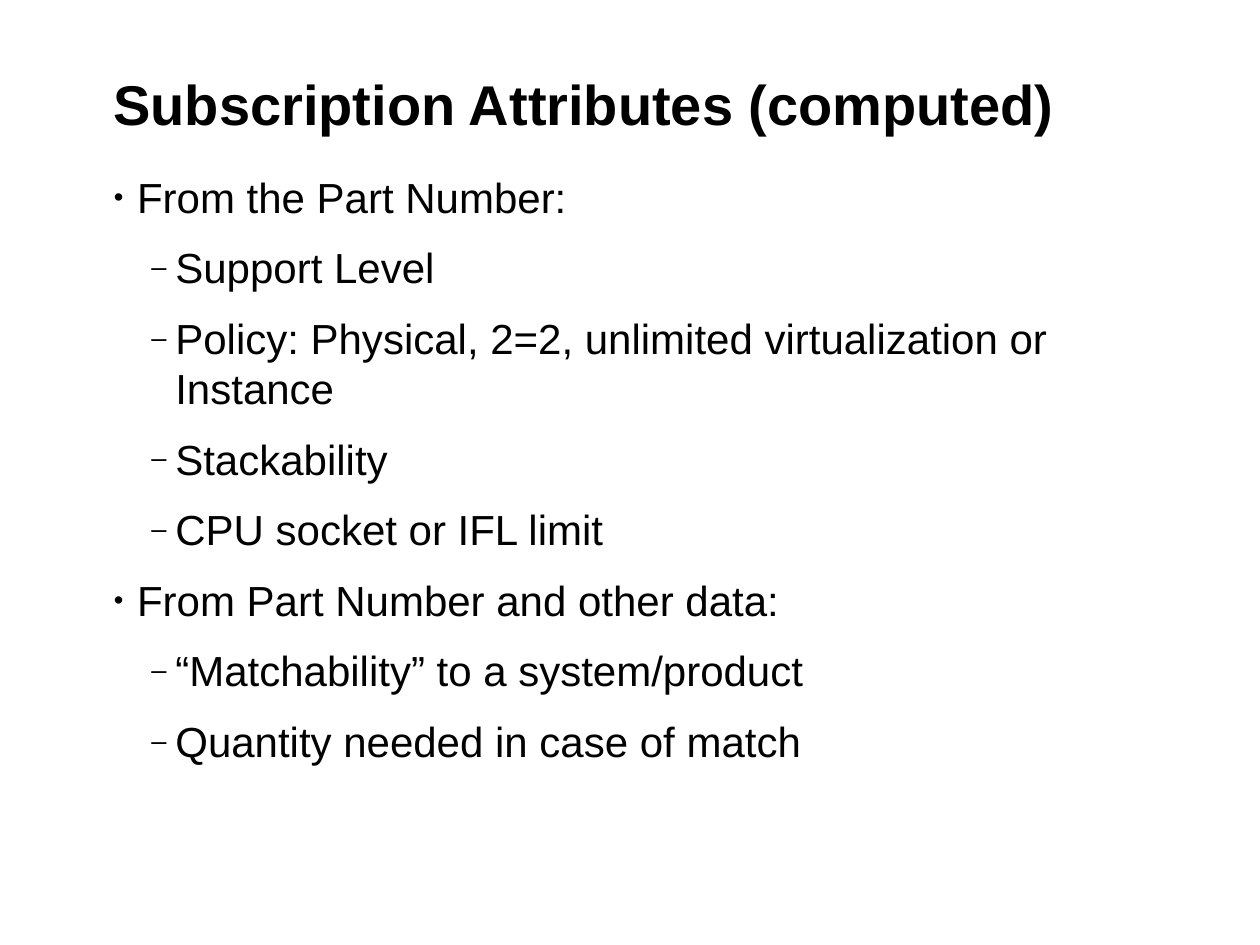
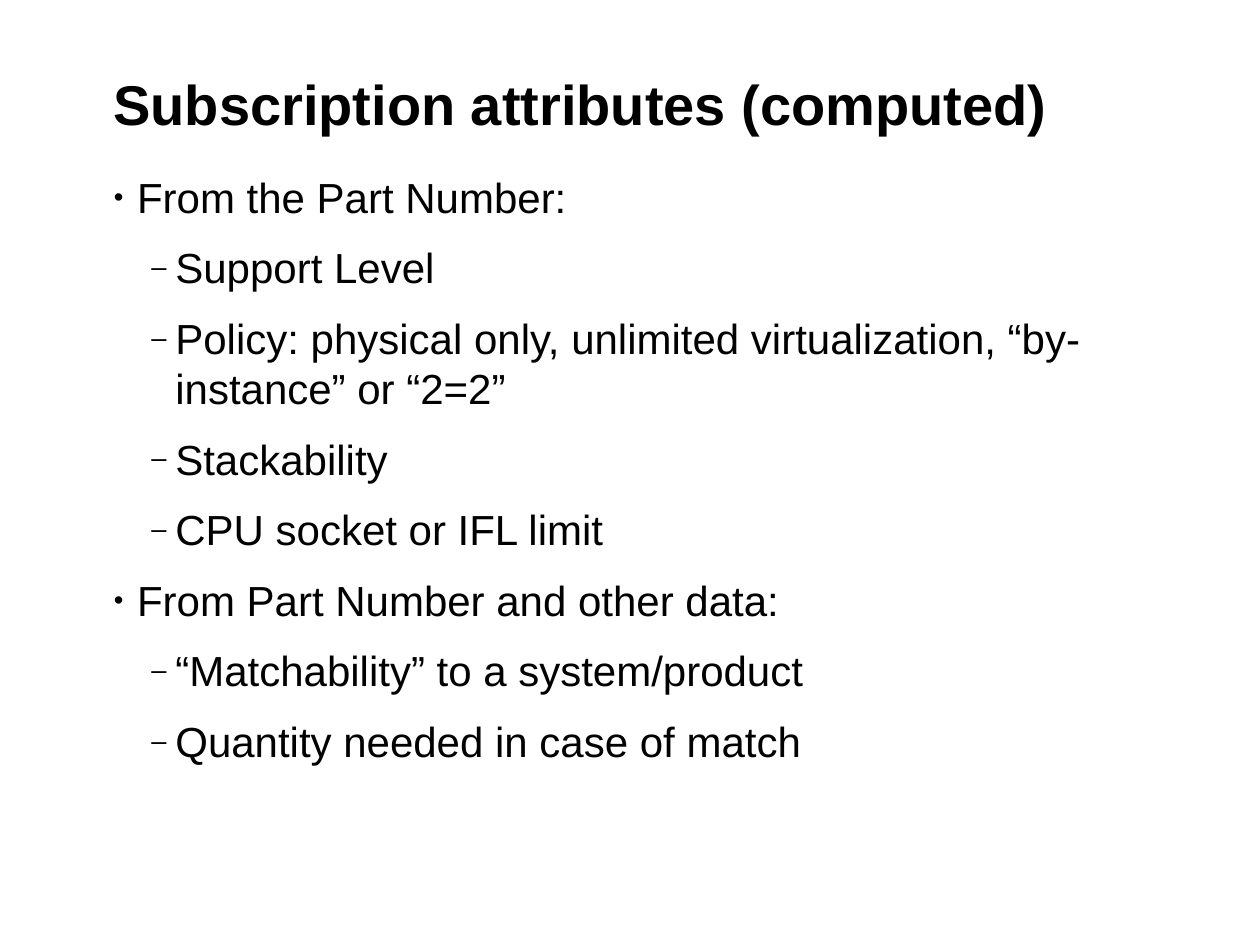
Before and after one commit to hustodemon/subscription-matcher, a slide deck: slide 9 of doc/SubscriptionCounting.odp. Drawn at 1260x945 pixels with LibreOffice and Linux fonts; fonts in the diff are those of the drawing; background and template pictures are left out. Boxes give left, top, right and bottom in pixels: in the first picture for what was removed or moved away, otherwise in the second. Text is boxed around its words. In the diff, an @@ line names an element or a change of style, - is before the commit and + after.

```diff
--- a/doc/SubscriptionCounting.odp
+++ b/doc/SubscriptionCounting.odp
@@ title at [113, 84, 1046, 136]: text changed @@
-Subscription Attributes (computed)
+Subscription attributes (computed)
@@ text at [175, 323, 1080, 405]: text changed @@
-  ‒ Policy: Physical, 2=2, unlimited virtualization or Instance
+  ‒ Policy: physical only, unlimited virtualization, “by-instance” or “2=2”
```
Also in this commit, not shown: 9 other slides changed, 2 slides added, 1 slide removed.
